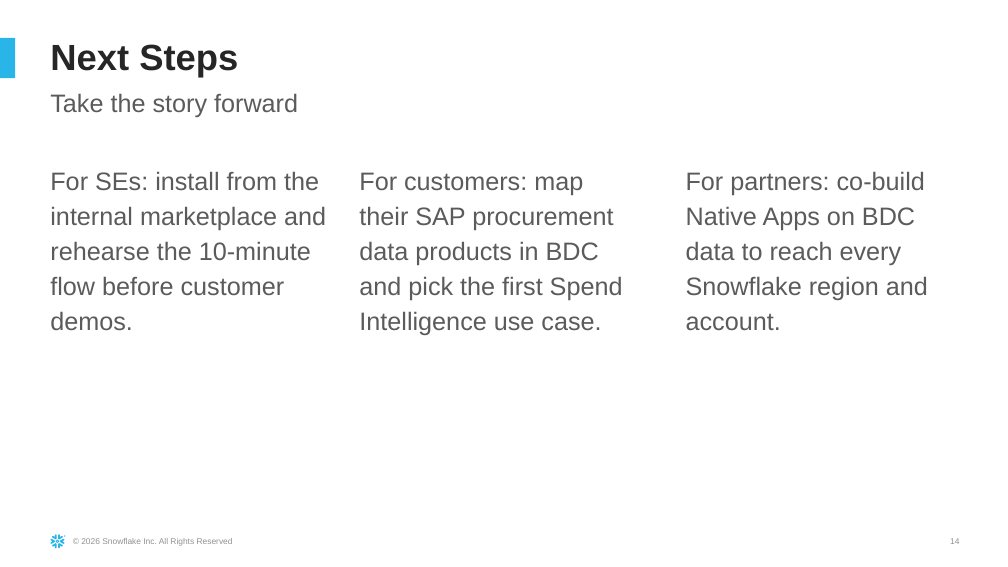
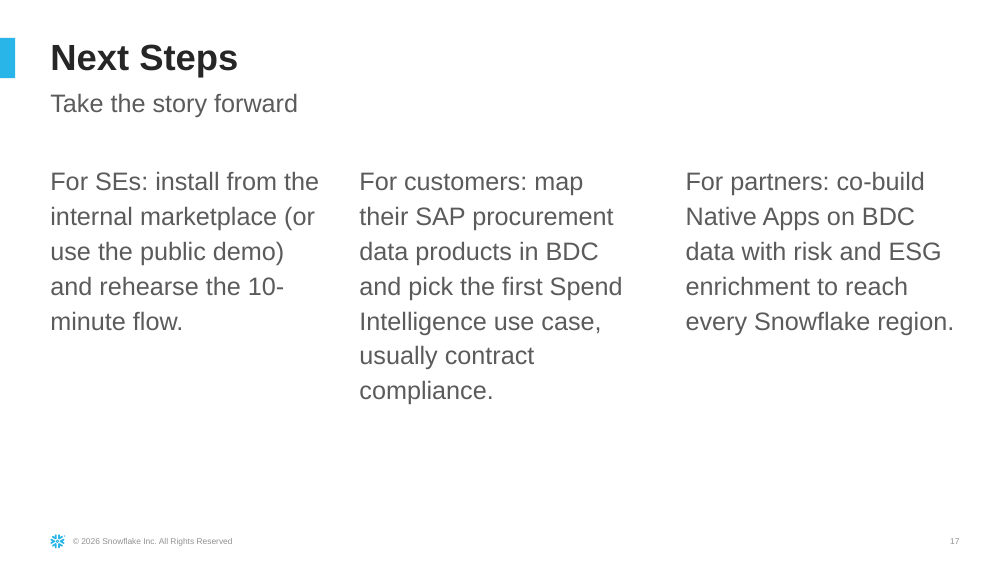
Before and after one commit to sfc-gh-dfreriks/sap-bdc-spend-360, a slide deck: slide 17 of docs/SAP_Spend_360_Demo_Guide.pptx (slide 14 before the commit). Drawn at 1008x567 pixels with LibreOffice and Linux fonts; fonts in the diff are those of the drawing. Boxes give left, top, right and bottom in pixels: in the first picture for what was removed or moved away, otherwise in the second. Text is boxed around its words. In the diff, an @@ line names an element or a change of style, - is before the commit and + after.

Commit message:
Rebuild the Spend 360 demo guide deck from a script
tools/build_demo_guide.py rewrites the July guide's text frames in place from
/tmp/spend_facts.json and adds three screenshot slides after Demo Act 1, the same
method as Working Capital 360. docs/SAP_Spend_360_Demo_Guide.pptx regenerated.

```diff
--- a/docs/SAP_Spend_360_Demo_Guide.pptx
+++ b/docs/SAP_Spend_360_Demo_Guide.pptx
@@ text at (x1=50, y1=171, x2=319, y2=330): text changed @@
-For SEs: install from the internal marketplace and rehearse the 10-minute flow before customer demos.
+For SEs: install from the internal marketplace (or use the public demo) and rehearse the 10-minute flow.
@@ text at (x1=359, y1=172, x2=623, y2=404): text changed @@
-For customers: map their SAP procurement data products in BDC and pick the first Spend Intelligence use case.
+For customers: map their SAP procurement data products in BDC and pick the first Spend Intelligence use case, usually contract compliance.
@@ text at (x1=686, y1=171, x2=954, y2=335): text changed @@
-For partners: co-build Native Apps on BDC data to reach every Snowflake region and account.
+For partners: co-build Native Apps on BDC data with risk and ESG enrichment to reach every Snowflake region.
```
Also in this commit, not shown: 11 other slides changed, 3 slides added, 1 other file.
